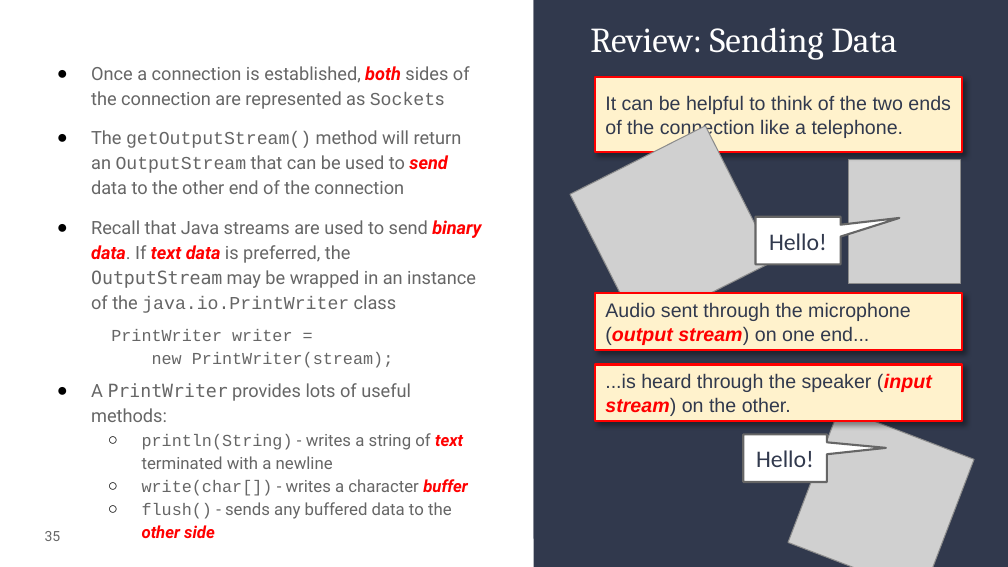
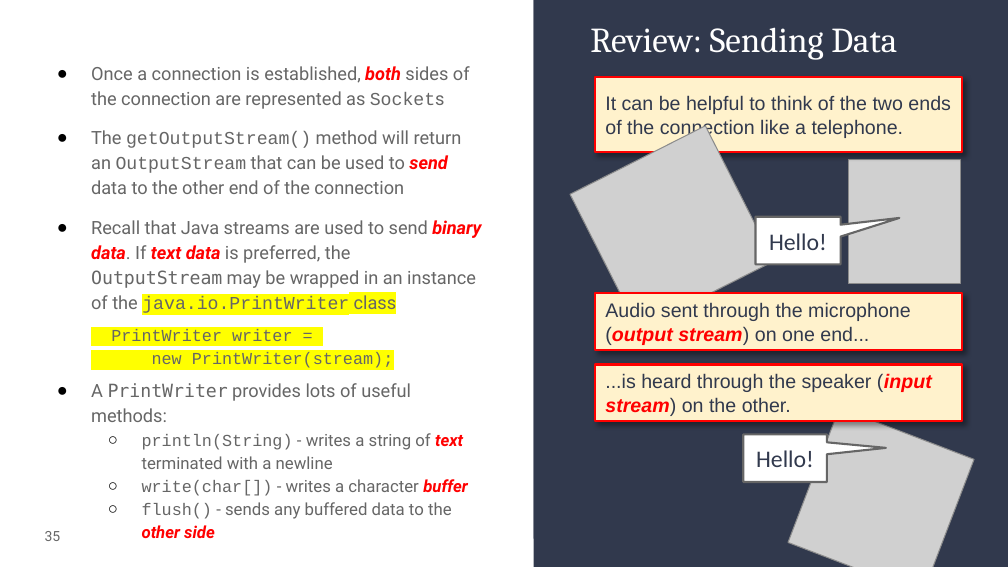
Before and after one commit to alam-tanweer/DailyFolder, a slide deck: slide 35 of CourseContent/Unit 09_ Networking 1/tanweer/09_ Networking I_ta.pptx. Drawn at 1008x567 pixels with LibreOffice and Linux fonts; fonts in the diff are those of the drawing; grey boxes stand for pictures. Boxes give left, top, right and bottom in pixels: in the first picture for what was removed or moved away, otherwise in the second. Text is boxed around its words. In the diff, an @@ line names an element or a change of style, - is before the commit and + after.

```diff
--- a/CourseContent/Unit 09_ Networking 1/tanweer/09_ Networking I_ta.pptx
+++ b/CourseContent/Unit 09_ Networking 1/tanweer/09_ Networking I_ta.pptx
@@ text at box(91, 220, 481, 368): highlight none to #FFFF00 in "java.io.PrintWriter class", "PrintWriter writer =", "new PrintWriter(stream);" @@
```
Also in this commit, not shown: 6 other slides changed, 17 other files.
